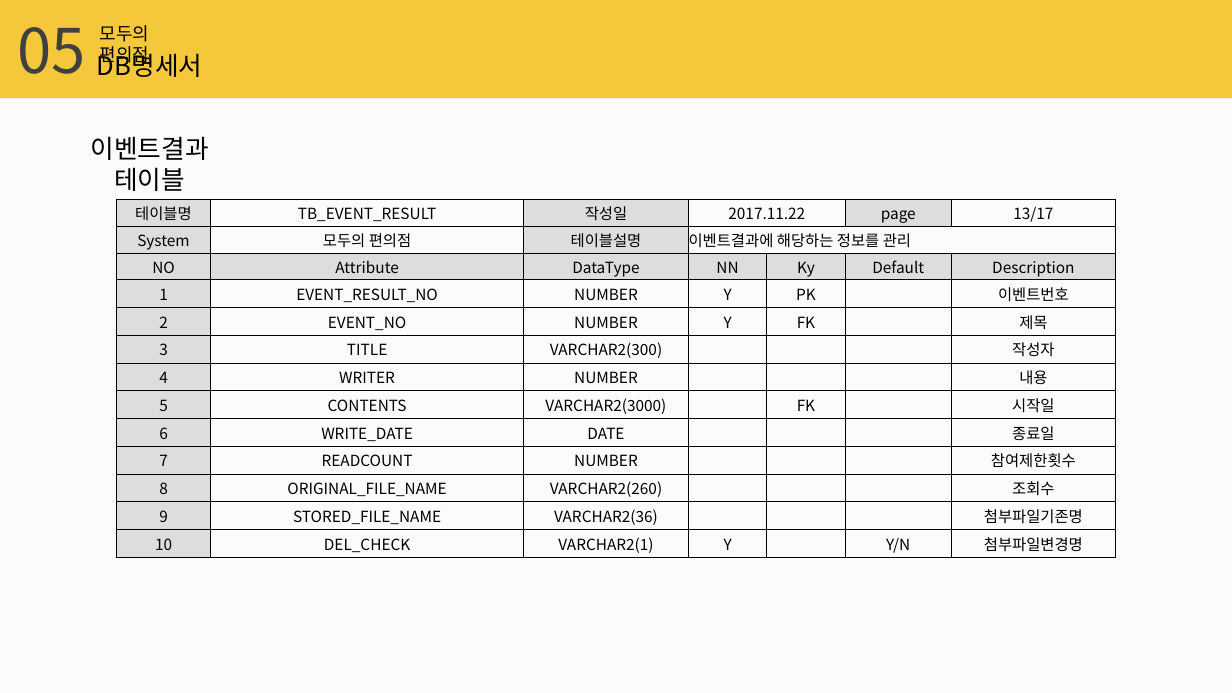
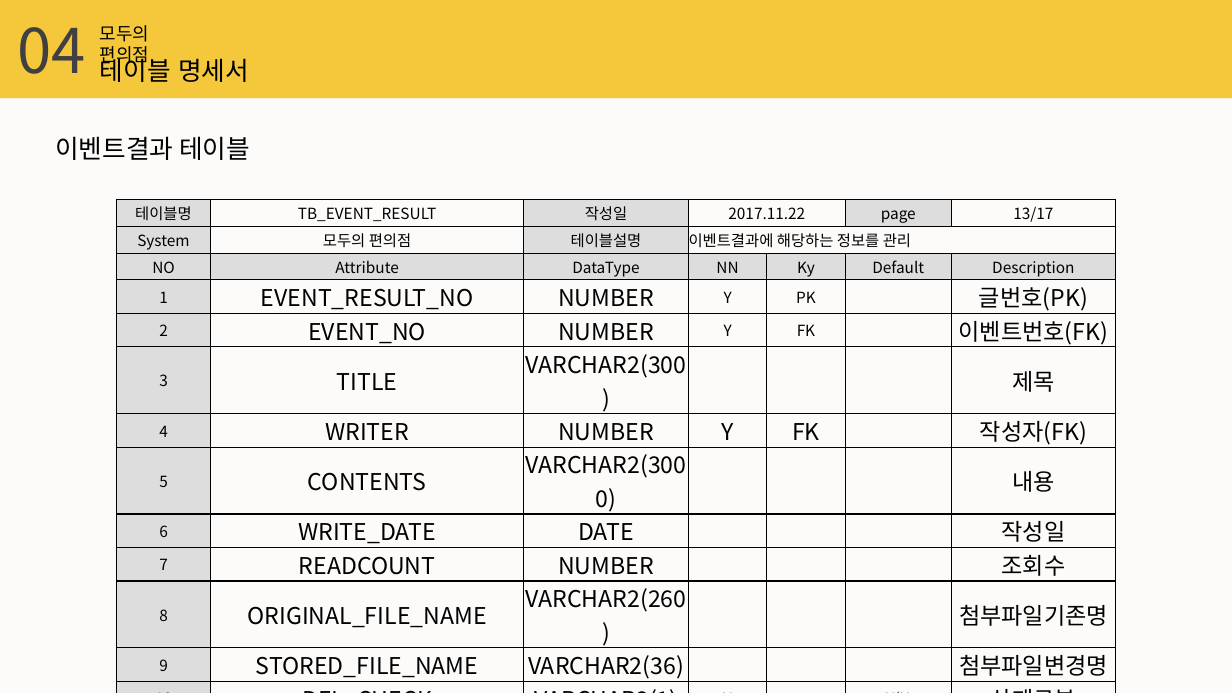
Before and after one commit to hwanghyohyuk/KHFinalProject, a slide deck: slide 29 of 제출문서/DB설계보고서/편리하조_DB설계보고서.pptx. Drawn at 1232x693 pixels with LibreOffice and Linux fonts; fonts in the diff are those of the drawing. Boxes give left, top, right and bottom in pixels: in the first picture for what was removed or moved away, otherwise in the second. Text is boxed around its words. In the diff, an @@ line names an element or a change of style, - is before the commit and + after.

```diff
--- a/제출문서/DB설계보고서/편리하조_DB설계보고서.pptx
+++ b/제출문서/DB설계보고서/편리하조_DB설계보고서.pptx
@@ text at bbox=[17, 27, 85, 74]: text changed @@
-05
+04
@@ text removed at bbox=[97, 48, 202, 77] @@
-DB명세서
@@ text added at bbox=[100, 54, 249, 82], 20 pt, text #000000 @@
+테이블 명세서
@@ text "이벤트결과 테이블" at bbox=[55, 136, 250, 160]: alignment centre to left @@
@@ table at bbox=[116, 200, 1117, 683] @@
-row 4, column 7: 이벤트번호
+row 4, column 7: 글번호(PK)
-row 5, column 7: 제목
+row 5, column 7: 이벤트번호(FK)
-row 6, column 7: 작성자
+row 6, column 7: 제목
-row 7: 4 | WRITER | NUMBER |  |  |  | 내용
+row 7: 4 | WRITER | NUMBER | Y | FK |  | 작성자(FK)
-row 8, column 5: FK
+row 8, column 5: 
-row 8, column 7: 시작일
+row 8, column 7: 내용
-row 9, column 7: 종료일
+row 9, column 7: 작성일
-row 10, column 7: 참여제한횟수
+row 10, column 7: 조회수
-row 11, column 7: 조회수
+row 11, column 7: 첨부파일기존명
-row 12, column 7: 첨부파일기존명
+row 12, column 7: 첨부파일변경명
-row 13, column 7: 첨부파일변경명
+row 13, column 7: 삭제구분
@@ size 12 to 18 pt in "EVENT_RESULT_NO", "NUMBER", "EVENT_NO", "NUMBER" and 16 more places @@
```
Also in this commit, not shown: 26 other slides changed, 2 other files.
